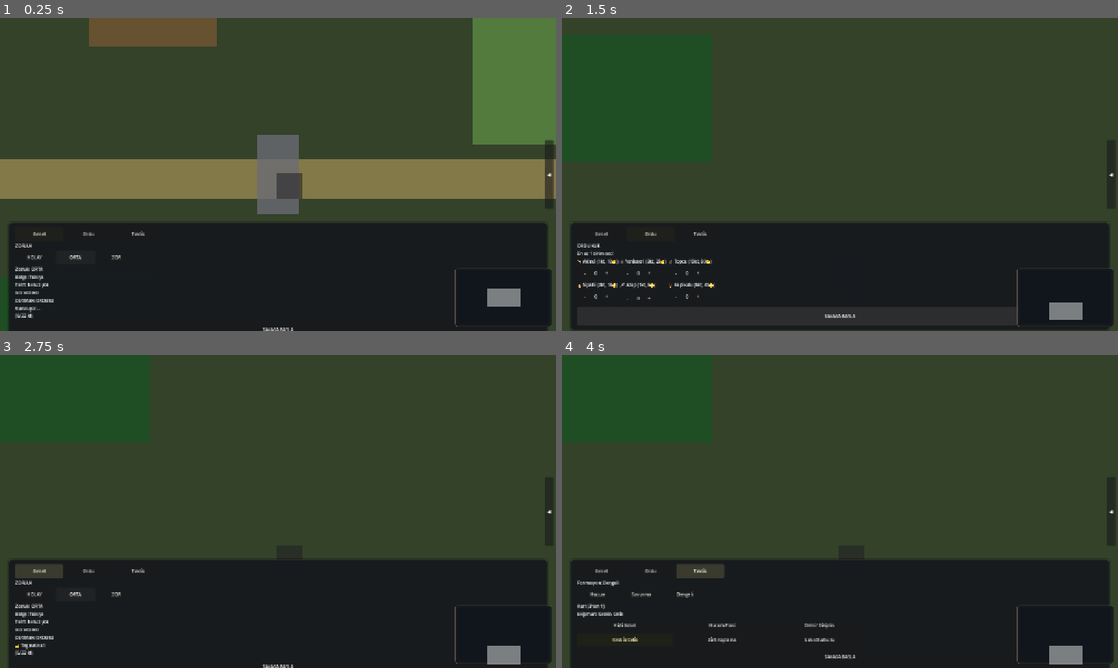
Above: before the commit, frames 1-4 (two rows, left to right).
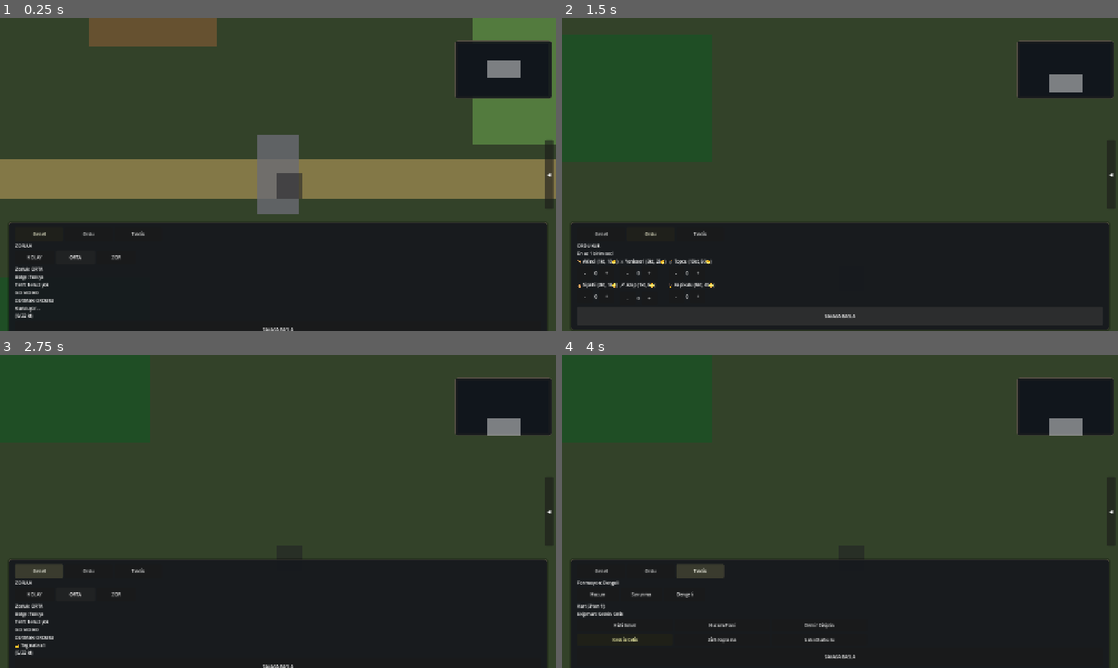
Above: after the commit, the same moments.

Repository: mucahitcan71-stack/bloodandbone
Game: Godot game, scene res://scenes/Main.tscn
The game is run twice, just before and just after one commit, with the same random seed, the same clock (stepped at 60 frames per second) and the same inputs.
Inputs:
- Up to frame 1 (0.25 s): no input
- Up to frame 2 (1.5 s): click "SAVASA BASLA" at 0.5 s; click "SAVASA BASLA" at 1.25 s
- Up to frame 3 (2.75 s): click "Genel" at 2 s
- Up to frame 4 (4 s): click "Ordu" at 2.75 s; click "Taktik" at 3.5 s

The runs differ from the first frame. In frame 1, 3.8% of the frame differs, in the area x 81-100%, y 7-99%; in frame 2, 4.3%; in frame 3, 3.8%; in frame 4, 3.8%.

Commit message:
ui: ust bar, hedef paneli ve minimap konumu yenilendi
Adim 3 kapsaminda HUD ust bolgesi mockup'a yaklastirildi: ust bar stili guclendirildi, hedefler paneli eklendi ve minimap sag ust yerlesime tasindi.

Co-authored-by: Cursor <cursoragent@cursor.com>

Diff:
--- a/scripts/Main.gd
+++ b/scripts/Main.gd
@@ -1086,11 +1086,6 @@
 		minimap_panel = PanelContainer.new()
 		minimap_panel.name = "MinimapPanel"
 		minimap_panel.custom_minimum_size = minimap_boyut
-		minimap_panel.set_anchors_preset(Control.PRESET_BOTTOM_RIGHT)
-		minimap_panel.offset_left = -minimap_boyut.x - 12
-		minimap_panel.offset_top = -minimap_boyut.y - 12
-		minimap_panel.offset_right = -12
-		minimap_panel.offset_bottom = -12
 		var mini_stil = StyleBoxFlat.new()
 		mini_stil.bg_color = Color(0.08, 0.09, 0.11, 0.92)
 		mini_stil.border_color = Color(0.35, 0.32, 0.28, 0.6)
@@ -1098,6 +1093,11 @@
 		mini_stil.set_corner_radius_all(4)
 		minimap_panel.add_theme_stylebox_override("panel", mini_stil)
 		ui_root.add_child(minimap_panel)
+	minimap_panel.set_anchors_preset(Control.PRESET_TOP_RIGHT)
+	minimap_panel.offset_left = -minimap_boyut.x - 12
+	minimap_panel.offset_top = 52
+	minimap_panel.offset_right = -12
+	minimap_panel.offset_bottom = 52 + minimap_boyut.y
 
 	var minimap_margin = ui_node("MinimapMargin") as MarginContainer
 	if minimap_margin == null:
--- a/scripts/systems/ui_system.gd
+++ b/scripts/systems/ui_system.gd
@@ -27,6 +27,8 @@
 var hiz_tek_btn: Button = null
 var ust_bilgi_bari: PanelContainer = null
 var ust_bilgi_kaynak_label: Label = null
+var hedefler_paneli: PanelContainer = null
+var hedefler_label: Label = null
 var savas_kaynak_satir: HBoxContainer = null
 
 func configure(root_node: Node2D) -> void:
@@ -295,6 +297,10 @@
 			ust_bilgi_kaynak_label.text = altin_metin + " " + durum_metin
 	if ust_bilgi_bari != null:
 		ust_bilgi_bari.visible = not hazirlik
+	if hedefler_paneli == null:
+		hedefler_paneli = get_node_by_name("HedeflerPaneli") as PanelContainer
+	if hedefler_paneli != null:
+		hedefler_paneli.visible = not hazirlik
 	if savas_kaynak_satir == null:
 		savas_kaynak_satir = get_node_by_name("SavasKaynakSatir") as HBoxContainer
 	if savas_kaynak_satir != null:
@@ -489,6 +495,7 @@
 		_savas_panel_alt_konumla()
 		_uygula_panel_stili(hazirlik_panel_root)
 		_ensure_ust_bilgi_bari()
+		_ensure_hedefler_paneli()
 		return
 
 	ui_root = Control.new()
@@ -585,43 +592,101 @@
 	savas_icerik_vbox.name = "SavasIcerik"
 	savas_scroll.add_child(savas_icerik_vbox)
 	_ensure_ust_bilgi_bari()
+	_ensure_hedefler_paneli()
 
 func _ensure_ust_bilgi_bari() -> void:
 	if ui_root == null:
 		return
 	ust_bilgi_bari = get_node_by_name("UstBilgiBari") as PanelContainer
-	if ust_bilgi_bari != null:
-		ust_bilgi_kaynak_label = get_node_by_name("Label_UstKaynak") as Label
-		ust_bilgi_bari.mouse_filter = Control.MOUSE_FILTER_IGNORE
-		return
-	ust_bilgi_bari = PanelContainer.new()
-	ust_bilgi_bari.name = "UstBilgiBari"
+	if ust_bilgi_bari == null:
+		ust_bilgi_bari = PanelContainer.new()
+		ust_bilgi_bari.name = "UstBilgiBari"
+		ui_root.add_child(ust_bilgi_bari)
+		ui_root.move_child(ust_bilgi_bari, 0)
 	ust_bilgi_bari.set_anchors_preset(Control.PRESET_TOP_WIDE)
 	ust_bilgi_bari.offset_left = 0
 	ust_bilgi_bari.offset_top = 0
 	ust_bilgi_bari.offset_right = 0
-	ust_bilgi_bari.offset_bottom = 36
+	ust_bilgi_bari.offset_bottom = 40
 	ust_bilgi_bari.mouse_filter = Control.MOUSE_FILTER_IGNORE
 	var bar_style = StyleBoxFlat.new()
-	bar_style.bg_color = Color(0.12, 0.12, 0.14, 0.88)
+	bar_style.bg_color = Color(0.07, 0.08, 0.1, 0.93)
+	bar_style.border_color = Color(0.42, 0.35, 0.24, 0.65)
+	bar_style.set_border_width_all(1)
+	bar_style.shadow_color = Color(0, 0, 0, 0.35)
+	bar_style.shadow_size = 3
 	ust_bilgi_bari.add_theme_stylebox_override("panel", bar_style)
-	ui_root.add_child(ust_bilgi_bari)
-	ui_root.move_child(ust_bilgi_bari, 0)
+	for c in ust_bilgi_bari.get_children():
+		c.queue_free()
 	var bar_margin = MarginContainer.new()
 	bar_margin.mouse_filter = Control.MOUSE_FILTER_IGNORE
-	bar_margin.add_theme_constant_override("margin_left", 12)
-	bar_margin.add_theme_constant_override("margin_right", 12)
-	bar_margin.add_theme_constant_override("margin_top", 6)
-	bar_margin.add_theme_constant_override("margin_bottom", 6)
+	bar_margin.add_theme_constant_override("margin_left", 10)
+	bar_margin.add_theme_constant_override("margin_right", 10)
+	bar_margin.add_theme_constant_override("margin_top", 5)
+	bar_margin.add_theme_constant_override("margin_bottom", 5)
 	ust_bilgi_bari.add_child(bar_margin)
 	var bar_row = HBoxContainer.new()
 	bar_row.mouse_filter = Control.MOUSE_FILTER_IGNORE
 	bar_margin.add_child(bar_row)
+	var logo_label = Label.new()
+	logo_label.name = "Label_UstLogo"
+	logo_label.text = "BLOOD & BONE"
+	logo_label.mouse_filter = Control.MOUSE_FILTER_IGNORE
+	logo_label.add_theme_font_size_override("font_size", 13)
+	logo_label.add_theme_color_override("font_color", Color(0.93, 0.86, 0.7))
+	logo_label.size_flags_horizontal = Control.SIZE_EXPAND_FILL
+	bar_row.add_child(logo_label)
 	ust_bilgi_kaynak_label = Label.new()
 	ust_bilgi_kaynak_label.name = "Label_UstKaynak"
 	ust_bilgi_kaynak_label.text = "30🪙 | G0 M100 | Acik | U0%"
 	ust_bilgi_kaynak_label.mouse_filter = Control.MOUSE_FILTER_IGNORE
+	ust_bilgi_kaynak_label.horizontal_alignment = HORIZONTAL_ALIGNMENT_RIGHT
+	ust_bilgi_kaynak_label.add_theme_color_override("font_color", Color(0.95, 0.95, 0.9))
 	bar_row.add_child(ust_bilgi_kaynak_label)
+
+func _ensure_hedefler_paneli() -> void:
+	if ui_root == null:
+		return
+	hedefler_paneli = get_node_by_name("HedeflerPaneli") as PanelContainer
+	if hedefler_paneli == null:
+		hedefler_paneli = PanelContainer.new()
+		hedefler_paneli.name = "HedeflerPaneli"
+		ui_root.add_child(hedefler_paneli)
+	hedefler_paneli.set_anchors_preset(Control.PRESET_TOP_LEFT)
+	hedefler_paneli.offset_left = 12
+	hedefler_paneli.offset_top = 52
+	hedefler_paneli.offset_right = 272
+	hedefler_paneli.offset_bottom = 192
+	hedefler_paneli.mouse_filter = Control.MOUSE_FILTER_IGNORE
+	var hedef_style = StyleBoxFlat.new()
+	hedef_style.bg_color = Color(0.06, 0.08, 0.1, 0.88)
+	hedef_style.border_color = Color(0.4, 0.34, 0.24, 0.6)
+	hedef_style.set_border_width_all(1)
+	hedef_style.shadow_color = Color(0, 0, 0, 0.3)
+	hedef_style.shadow_size = 3
+	hedefler_paneli.add_theme_stylebox_override("panel", hedef_style)
+	for c in hedefler_paneli.get_children():
+		c.queue_free()
+	var hedef_margin = MarginContainer.new()
+	hedef_margin.add_theme_constant_override("margin_left", 10)
+	hedef_margin.add_theme_constant_override("margin_right", 10)
+	hedef_margin.add_theme_constant_override("margin_top", 8)
+	hedef_margin.add_theme_constant_override("margin_bottom", 8)
+	hedefler_paneli.add_child(hedef_margin)
+	var hedef_vbox = VBoxContainer.new()
+	hedef_margin.add_child(hedef_vbox)
+	var baslik = Label.new()
+	baslik.text = "HEDEFLER"
+	baslik.add_theme_font_size_override("font_size", 12)
+	baslik.add_theme_color_override("font_color", Color(0.93, 0.86, 0.7))
+	hedef_vbox.add_child(baslik)
+	hedefler_label = Label.new()
+	hedefler_label.name = "Label_HedeflerIcerik"
+	hedefler_label.text = "• Tum dusman birliklerini etkisiz hale getir\n• Gizli gecidi ele gecir\n• Ana karargahi koru"
+	hedefler_label.autowrap_mode = TextServer.AUTOWRAP_WORD_SMART
+	hedefler_label.add_theme_font_size_override("font_size", 10)
+	hedefler_label.add_theme_color_override("font_color", Color(0.88, 0.89, 0.86))
+	hedef_vbox.add_child(hedefler_label)
 
 func optimize_fonts(font_size: int, extra_roots: Array = []) -> void:
 	if ui_root != null:
